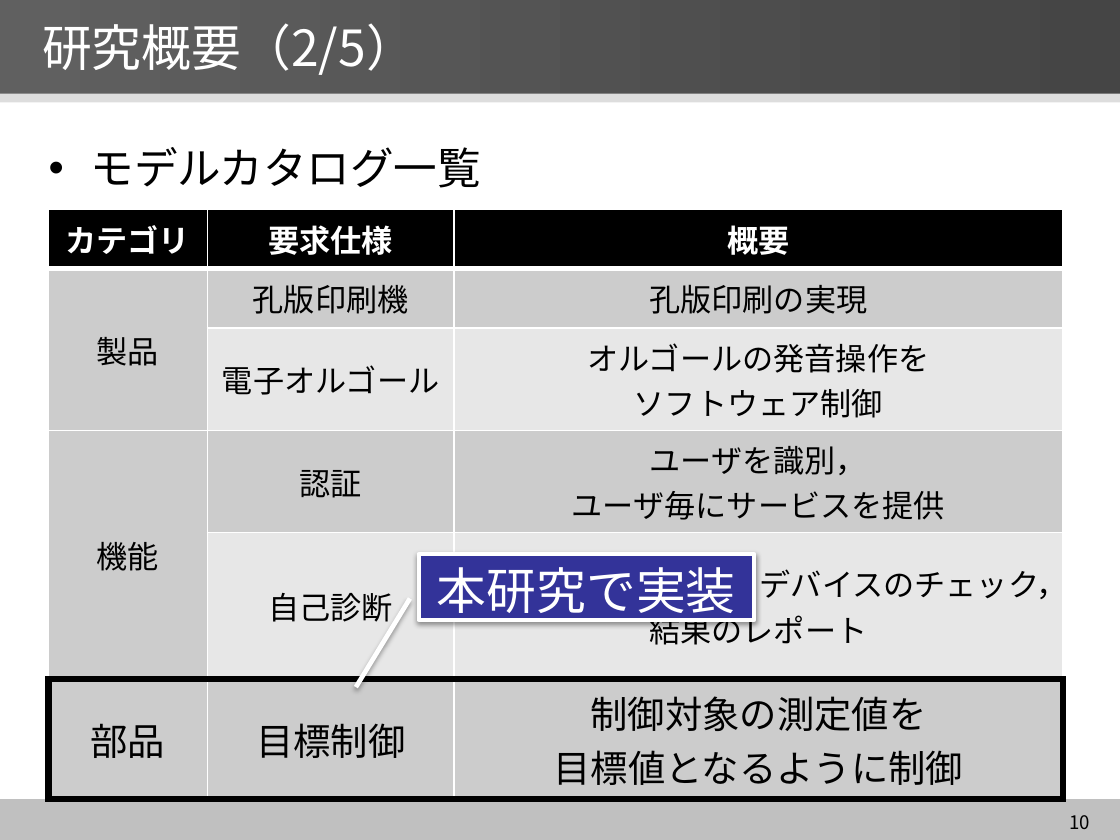
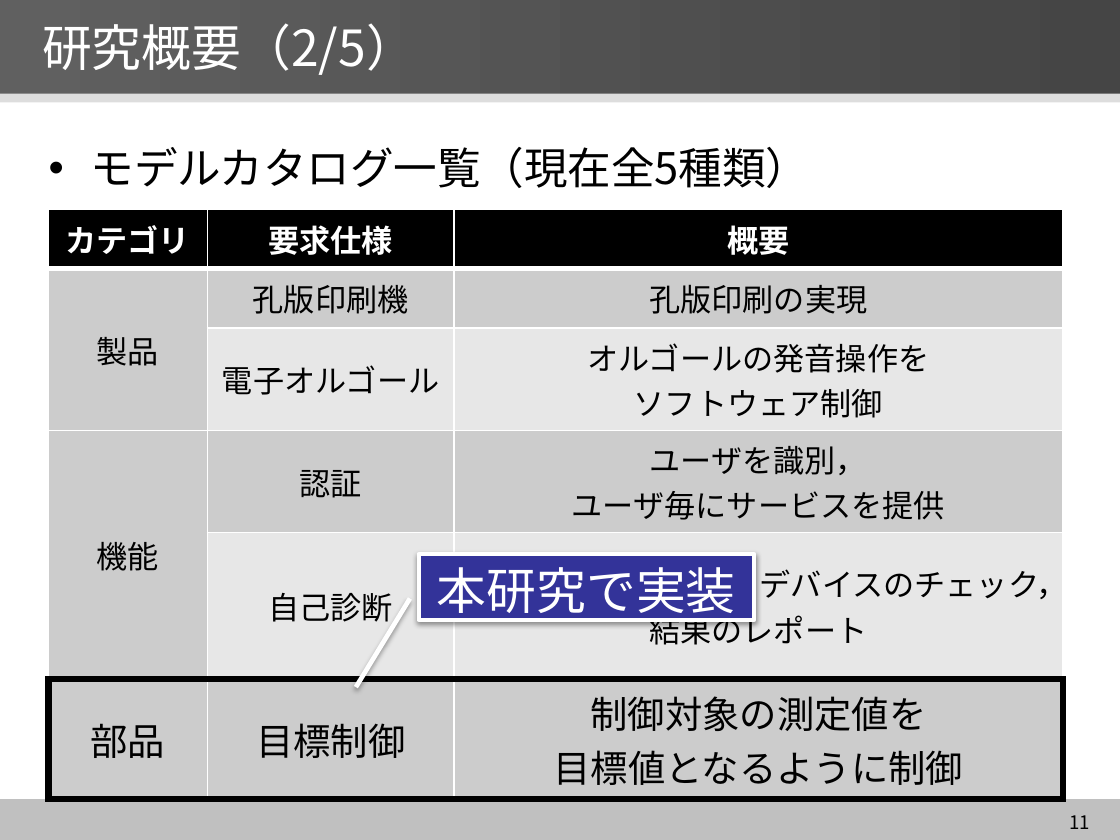
Before and after one commit to YutaNiimura/leJOS-OSEK, a slide deck: slide 11 of 中間発表関連/5I25新村祐太 中間発表スライドver2.0.pptx (slide 10 before the commit). Drawn at 1120x840 pixels with LibreOffice and Linux fonts; fonts in the diff are those of the drawing. Boxes give left, top, right and bottom in pixels: in the first picture for what was removed or moved away, otherwise in the second. Text is boxed around its words. In the diff, an @@ line names an element or a change of style, - is before the commit and + after.

```diff
--- a/中間発表関連/5I25新村祐太 中間発表スライドver2.0.pptx
+++ b/中間発表関連/5I25新村祐太 中間発表スライドver2.0.pptx
@@ text at (x1=91, y1=147, x2=810, y2=188): text changed @@
-• モデルカタログ一覧
+• モデルカタログ一覧（現在全5種類）
@@ page number at (x1=1069, y1=815, x2=1090, y2=829): text changed @@
-10
+11
```
Also in this commit, not shown: 13 other slides changed, 3 slides added, 2 other files.
